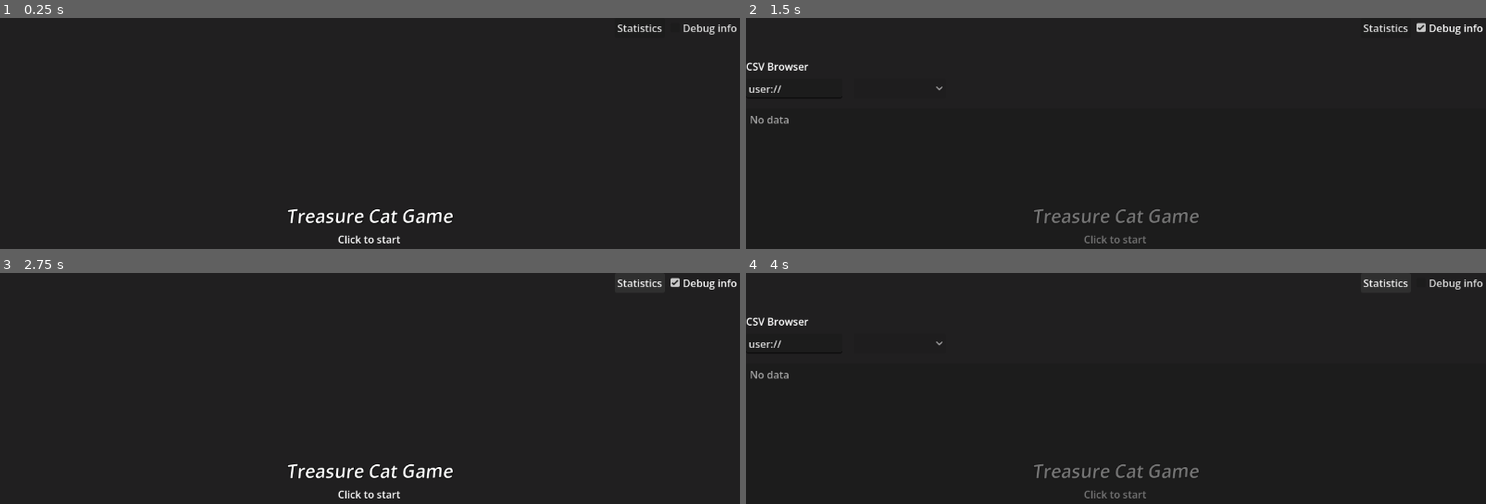
Above: before the commit, frames 1-4 (two rows, left to right).
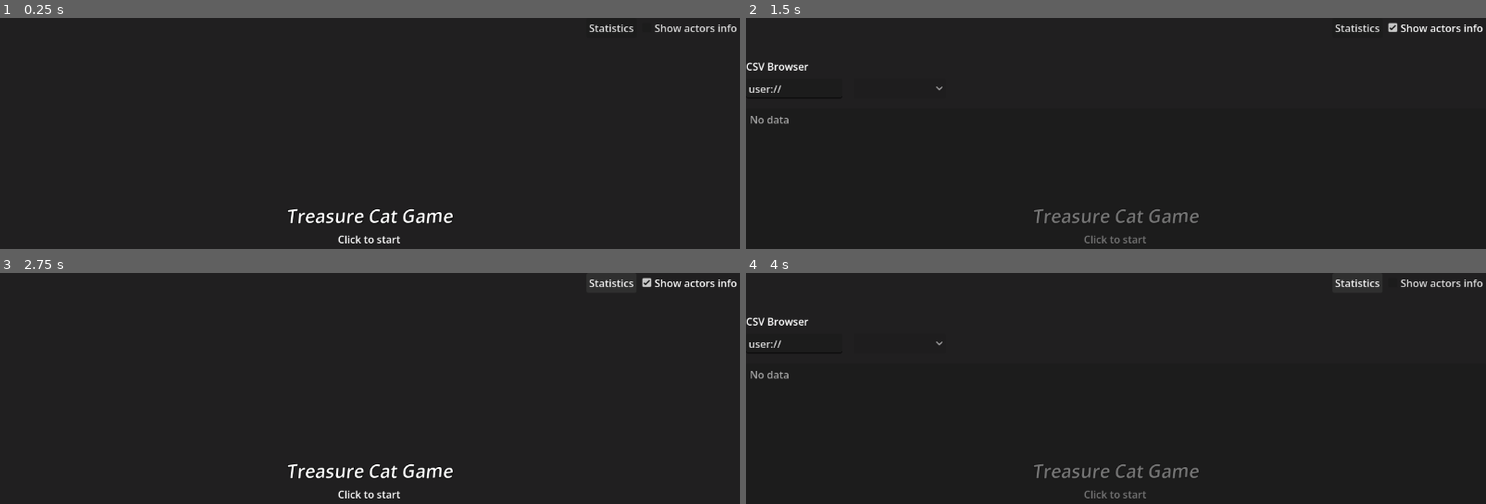
Above: after the commit, the same moments.

Repository: crapola/treasure_cat_game
Game: Godot game, scene res://title.tscn
Two runs of this game, one before a commit and one after it. Both use one fixed random seed, a clock stepped at 60 frames per second and the inputs below. The engine's default icon, where the game draws it, is replaced by a stand-in: a white triangle on a blue panel in a dark square. Sound files missing from this copy of the repository are replaced by a short silence.
Inputs:
- Up to frame 1 (0.25 s): no input
- Up to frame 2 (1.5 s): click "Statistics" at 0.5 s; click "Debug info" (after the commit: "Show actors info") at 1.25 s
- Up to frame 3 (2.75 s): click "Statistics" at 2 s
- Up to frame 4 (4 s): click "Debug info" (after the commit: "Show actors info") at 2.75 s; click "Statistics" at 3.5 s

The runs differ from the first frame. In frame 1, 0.3% of the frame differs, in the area x 79-97%, y 2-8%; in frame 2, 0.4%; in frame 3, 0.4%; in frame 4, 0.4%.

Commit message:
Debug stuff

Diff:
--- /dev/null
+++ b/debug/actor_info.gd
@@ -0,0 +1,13 @@
+extends Control
+
+@onready var _actor:Actor=get_parent()
+
+func _ready()->void:
+	assert(get_parent() is Actor)
+	print_debug(self," attached to ",_actor)
+
+func _on_Timer_timeout()->void:
+	%Name.text=_actor.name
+	%Health.text=str(_actor.health)
+	%Position.text=str(_actor.position)
+	rotation=0
--- /dev/null
+++ b/debug/actor_info.tscn
@@ -0,0 +1,64 @@
+[gd_scene format=3 uid="uid://1rxbotn77wa6"]
+
+[ext_resource type="Script" uid="uid://ba4vreol1m4tm" path="res://debug/actor_info.gd" id="1_emnlb"]
+
+[sub_resource type="CanvasItemMaterial" id="CanvasItemMaterial_3rpcg"]
+blend_mode = 1
+
+[sub_resource type="LabelSettings" id="LabelSettings_2l23j"]
+font_size = 10
+outline_size = 2
+outline_color = Color(0, 0, 0.2509804, 1)
+
+[node name="ActorInfo" type="Control" unique_id=1397391690 groups=["debug"]]
+editor_description = "Debug information attached to an Actor."
+layout_mode = 3
+anchors_preset = 0
+script = ExtResource("1_emnlb")
+
+[node name="ColorRect" type="ColorRect" parent="." unique_id=1936701225]
+material = SubResource("CanvasItemMaterial_3rpcg")
+layout_mode = 1
+anchors_preset = 8
+anchor_left = 0.5
+anchor_top = 0.5
+anchor_right = 0.5
+anchor_bottom = 0.5
+offset_left = -32.0
+offset_top = -32.0
+offset_right = 32.0
+offset_bottom = 32.0
+grow_horizontal = 2
+grow_vertical = 2
+color = Color(1, 0, 1, 0.1254902)
+
+[node name="VBoxContainer" type="VBoxContainer" parent="." unique_id=827200651]
+layout_mode = 0
+offset_left = 32.0
+offset_top = -32.0
+offset_right = 72.0
+offset_bottom = 18.0
+
+[node name="Name" type="Label" parent="VBoxContainer" unique_id=88365785]
+unique_name_in_owner = true
+layout_mode = 2
+label_settings = SubResource("LabelSettings_2l23j")
+
+[node name="Health" type="Label" parent="VBoxContainer" unique_id=1084886406]
+unique_name_in_owner = true
+layout_mode = 2
+label_settings = SubResource("LabelSettings_2l23j")
+
+[node name="Position" type="Label" parent="VBoxContainer" unique_id=171812200]
+unique_name_in_owner = true
+visible = false
+layout_mode = 2
+text = "0,1,2"
+
+[node name="Timer" type="Timer" parent="." unique_id=562098964]
+process_callback = 0
+wait_time = 0.125
+autostart = true
+ignore_time_scale = true
+
+[connection signal="timeout" from="Timer" to="." method="_on_Timer_timeout"]
--- a/debug/debug.gd
+++ b/debug/debug.gd
@@ -1,4 +1,7 @@
 extends Node
+
+const DebugInterface=preload("res://debug/debugging_interface.gd")
+var interface:DebugInterface
 
 func _init()->void:
 	print_debug("Debug init")
@@ -7,8 +10,11 @@
 	print_debug("Debug ready")
 
 	# Create debug interface.
-	var ui:=preload("res://debug/debugging_interface.tscn").instantiate()
-	get_tree().root.add_child.call_deferred(ui)
+	var canvas:=CanvasLayer.new()
+	canvas.layer=2
+	interface=preload("res://debug/debugging_interface.tscn").instantiate()
+	canvas.add_child(interface)
+	get_tree().root.add_child.call_deferred(canvas)
 
 	# Statistics injection.
 	get_tree().node_added.connect(_on_node_added_to_tree)
@@ -20,12 +26,13 @@
 	if main:
 		_game_stats(main.start_time,main.gold_spawned_total,main.factions)
 		ActorStats.actor_stats_csv.save()
-	print("Debug:EOF")
+	print_debug("Debug:EOF")
 
 func _on_node_added_to_tree(n:Node)->void:
 	if n is Actor:
-		print_debug("Debug: Attaching debug stats to actor %s."%n.name)
+		print_debug("Debug: Attaching debug nodes to actor %s."%n.name)
 		n.add_child(ActorStats.new(n as Actor))
+		interface.on_actor_added(n)
 
 func _game_stats(start_time:int,gold_spawned_total:int,factions:Array)->void:
 	print("Game statistics:")
--- a/debug/debugging_interface.gd
+++ b/debug/debugging_interface.gd
@@ -2,16 +2,19 @@
 
 const GAME_NODE_PATH:String="/root/Main"
 
+@onready var debug_toggle:CheckBox=$HFlowContainer/DebugToggle
+
 func game_is_running()->bool:
 	return get_node_or_null(GAME_NODE_PATH)!=null
 
+func on_actor_added(actor:Actor)->void:
+	var ai:=preload("res://debug/actor_info.tscn").instantiate()
+	actor.add_child(ai)
+	ai.visible=debug_toggle.button_pressed
+
 func _DebugToggle_toggled(button_pressed:bool)->void:
-	var actors:=get_tree().get_nodes_in_group("actor") as Array[Node]
-	for a:Actor in actors:
-		if button_pressed:
-			actor_debug_on(a)
-		else:
-			actor_debug_off(a)
+	for n in get_tree().get_nodes_in_group(&"debug"):
+		n.visible=button_pressed
 
 func _input(event:InputEvent)->void:
 	var ik:InputEventKey=event as InputEventKey
@@ -50,26 +53,6 @@
 				print_debug("Cheat give monsters gold.")
 				game.factions[1].gold=1000
 
-func actor_debug_off(a:Actor)->void:
-	if a.get_node_or_null("DebugLabel"):
-		a.get_node("DebugLabel").free()
-
-func actor_debug_on(a:Actor)->void:
-	var l:=Label.new()
-	l.position=Vector2(0,32)
-	l.text="0"
-	l.name="DebugLabel"
-	a.add_child(l)
-	var t:=Timer.new()
-	l.add_child(t)
-	t.start(0.1)
-	t.timeout.connect(func()->void:
-		l.rotation=-a.global_rotation
-		l.text=str(a.health)
-		if a.velocity_component:
-			l.text+="\n"+"v="+str(a.velocity_component.velocity.length())
-			l.text+="\n"+"a="+str(a.velocity_component.acceleration.length()))
-
 func _Statistics_pressed()->void:
 	var s:=find_child("Stats",false,false)
 	if s:
--- a/debug/debugging_interface.tscn
+++ b/debug/debugging_interface.tscn
@@ -1,11 +1,8 @@
-[gd_scene load_steps=2 format=3 uid="uid://bj78qa21pocbt"]
+[gd_scene format=3 uid="uid://bj78qa21pocbt"]
 
 [ext_resource type="Script" uid="uid://cc2g7eux25lct" path="res://debug/debugging_interface.gd" id="1_1cqkp"]
 
-[node name="CanvasLayer" type="CanvasLayer"]
-layer = 2
-
-[node name="DebuggingInteface" type="Control" parent="."]
+[node name="DebuggingInteface" type="Control" unique_id=1044577258]
 layout_mode = 3
 anchors_preset = 15
 anchor_right = 1.0
@@ -15,7 +12,7 @@
 mouse_filter = 2
 script = ExtResource("1_1cqkp")
 
-[node name="HFlowContainer" type="HFlowContainer" parent="DebuggingInteface"]
+[node name="HFlowContainer" type="HFlowContainer" parent="." unique_id=1427514584]
 layout_mode = 1
 anchors_preset = 10
 anchor_right = 1.0
@@ -23,13 +20,13 @@
 grow_horizontal = 2
 alignment = 2
 
-[node name="Statistics" type="Button" parent="DebuggingInteface/HFlowContainer"]
+[node name="Statistics" type="Button" parent="HFlowContainer" unique_id=1511490335]
 layout_mode = 2
 text = "Statistics"
 
-[node name="DebugToggle" type="CheckBox" parent="DebuggingInteface/HFlowContainer"]
+[node name="DebugToggle" type="CheckBox" parent="HFlowContainer" unique_id=59005107]
 layout_mode = 2
-text = "Debug info"
+text = "Show actors info"
 
-[connection signal="pressed" from="DebuggingInteface/HFlowContainer/Statistics" to="DebuggingInteface" method="_Statistics_pressed"]
-[connection signal="toggled" from="DebuggingInteface/HFlowContainer/DebugToggle" to="DebuggingInteface" method="_DebugToggle_toggled"]
+[connection signal="pressed" from="HFlowContainer/Statistics" to="." method="_Statistics_pressed"]
+[connection signal="toggled" from="HFlowContainer/DebugToggle" to="." method="_DebugToggle_toggled"]
--- a/feeding.gd
+++ b/feeding.gd
@@ -10,9 +10,8 @@
 	_actor=owner as Actor
 	_initial_health=_actor.health
 	_actor.killed.connect(func(_other:Actor)->void:
-		# FIXME bad coding.
+		# Bad coding, but acceptable as long as the dagger is the only weapon.
 		if _other.scene_file_path!="res://actors/dagger_weapon.tscn":
-			@warning_ignore("integer_division")
-			var h:=1+_initial_health/4
+			var h:int=maxi(1,int(_initial_health/4.0))
 			_actor.health=mini(_initial_health,_actor.health+h)
 		)
Not shown, added: debug/actor_info.gd.uid
